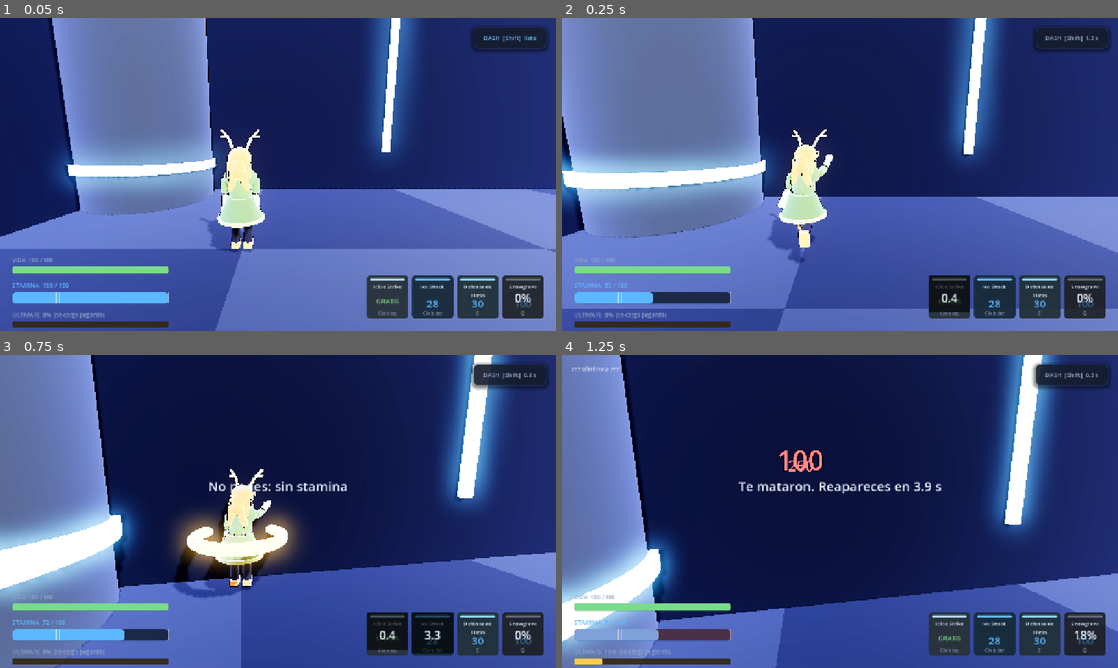
Above: before the commit, frames 1-4 (two rows, left to right).
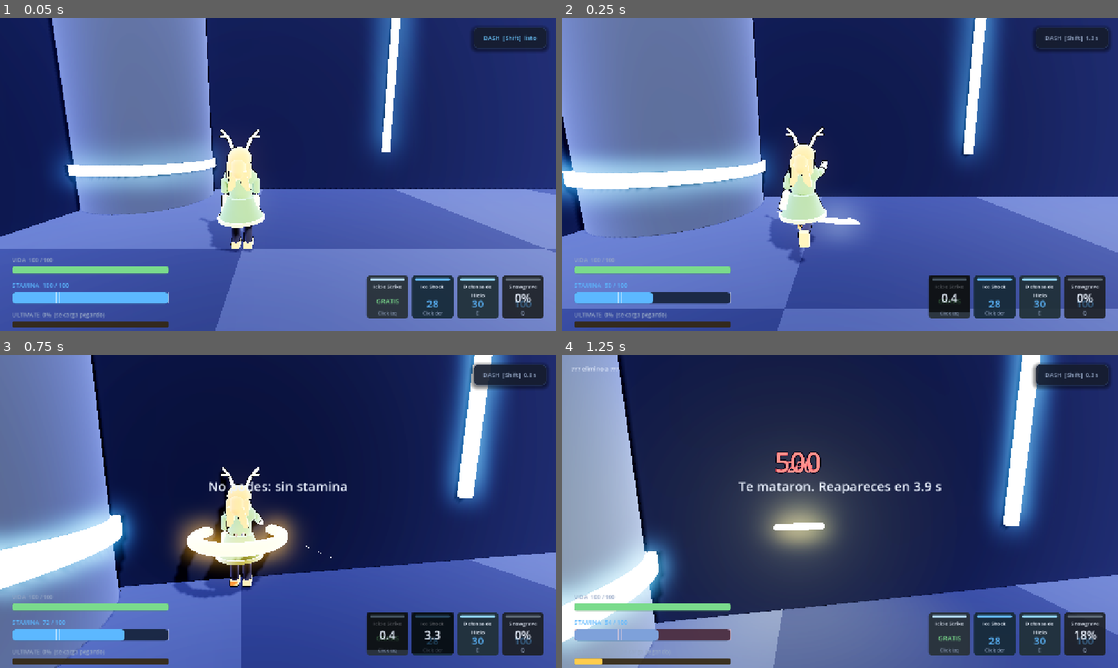
Above: after the commit, the same moments.

Repository: bautipro67/crossover-arena
Game: Godot game, scene res://tests/smoke_test.tscn
Same seed, same stepped clock (60 frames per second), same inputs: the game is played once before the commit and once after it. This scene is started directly instead of the project's main scene.
Inputs (mouse positions are in pixels of both pictures, inside the frame that each line leads up to):
- Up to frame 1 (0.05 s): no input
- Up to frame 2 (0.25 s): no input
- Up to frame 3 (0.75 s): move the mouse to (305, 511) at 0.52 s; hold W (move_forward) from 0.53 s (still down); hold Right mouse button (ability_1) from 0.53 s (still down); click (305, 511) at 0.67 s
- Up to frame 4 (1.25 s): keep holding W (move_forward); keep holding Right mouse button (ability_1); tap Space (jump) at 0.77 s

Frame 1 is identical in both runs. In frame 2, 1.2% of the frame differs, in the area x 36-54%, y 34-72%; in frame 3, 0.7%; in frame 4, 34%, in the area x 0-100%, y 0-100%.

Commit message:
Peso en los golpes y pulido de interfaz
GOLPES. Antes, acertar producia unas particulas y un numero: se veia que
pasaba algo pero no se sentia, y era el mismo efecto que errar.

- Health emite 'damaged' TAMBIEN en los clientes. 'changed' no dice quien
  pego, y sin el autor el que da el golpe no puede sentirlo.
- Anillo de impacto en el punto exacto + destello corto.
- Temblor de camara proporcional al daño, solo para el que pego. Antes el
  temblor existia solo en los ultimates, o sea que el 90% de los golpes
  del juego no movian nada.
- Arco de tajo: una media luna continua (ImmediateMesh) que barre y se
  apaga. El primer intento eran seis quads en abanico y se veian como
  seis postes de cerca.
- Anticipacion en el puñetazo: el primer 18% del movimiento va hacia
  atras. Un brazo que sale sin cargar se lee como un teletransporte.

INTERFAZ.

- Barra fantasma de daño reciente detras de la vida: se queda medio
  segundo y despues baja. La barra normal saltaba al valor nuevo, asi que
  un golpe de 22 y uno de 65 se veian igual.
- La stamina late cuando queda poca, mas rapido cuanto menos hay. En
  pelea nadie mira la esquina inferior izquierda.
- Los botones crecen 2.5% al pasar el mouse y se hunden al apretar.

Y un bug que encontre al reexportar: el .pck habia pasado de 190 KB a
6.6 MB porque Godot estaba empaquetando como recursos las capturas PNG
que deje en build/. El export ahora excluye build/ y tools/.

185 verificaciones en los cuatro arneses.

Diff:
--- a/scripts/components/health.gd
+++ b/scripts/components/health.gd
@@ -156,9 +156,17 @@
 @rpc("authority", "call_remote", "reliable")
 func _push_state(value: float, max_value: float, dead: bool, killer_id: int) -> void:
 	var was_dead := is_dead
+	var antes := current
 	current = value
 	max_health = max_value
 	is_dead = dead
+	# Los clientes tambien emiten `damaged`, no solo `changed`.
+	#
+	# POR QUE IMPORTA: `changed` no dice QUIEN pego. Sin el autor, el que dio el golpe
+	# no puede sentirlo — ni temblor de camara ni impacto — y pegar se siente como
+	# apretar un boton que cambia un numero en la pantalla del otro.
+	if current < antes - 0.01:
+		damaged.emit(antes - current, killer_id)
 	changed.emit(current, max_health)
 	if is_dead and not was_dead:
 		died.emit(killer_id)
--- a/scripts/fx/fx.gd
+++ b/scripts/fx/fx.gd
@@ -116,7 +116,127 @@
 	world.add_child(slash)
 	slash.global_position = origin + dir.normalized() * 1.2
 	_auto_free(slash, 0.9)
+	spawn_slash_arc(caster, origin, dir, Color(0.80, 0.94, 1.0))
 	Sfx.play_3d(caster, &"hit_ice", origin, -4.0)
+
+
+## Impacto de un golpe que CONECTO. Es lo que hace que pegar se sienta.
+##
+## Antes, acertar un golpe basico producia un puñado de particulas y un numero. Se veia
+## que pasaba algo, pero no se SENTIA: el mismo efecto que tiene errar, mas un numero.
+## Lo que da peso es la combinacion de tres cosas baratas:
+##
+##   1. un anillo que se expande en el punto exacto del impacto, que marca DONDE;
+##   2. un destello corto, que marca CUANDO;
+##   3. temblor de camara proporcional al daño, SOLO para el que pego.
+##
+## El punto 3 es el importante y el que faltaba. El temblor estaba solo en los
+## ultimates, asi que el 90% de los golpes del juego no movian nada.
+func spawn_hit_impact(context: Node, position: Vector3, amount: float, color: Color) -> void:
+	var world := _world_of(context)
+	if world == null:
+		return
+
+	# Anillo que se abre. Un toro plano escalado por un tween: se lee como una onda.
+	var ring := MeshInstance3D.new()
+	var torus := TorusMesh.new()
+	torus.inner_radius = 0.34
+	torus.outer_radius = 0.46
+	ring.mesh = torus
+	var mat := Art.glow(color, 2.4)
+	mat.transparency = BaseMaterial3D.TRANSPARENCY_ALPHA
+	ring.material_override = mat
+	world.add_child(ring)
+	ring.global_position = position
+	# De canto hacia la camara: un anillo horizontal casi no se ve desde atras del hombro.
+	ring.rotation_degrees = Vector3(90.0, 0.0, 0.0)
+	if _camera != null and is_instance_valid(_camera):
+		ring.look_at(_camera.global_position, Vector3.UP)
+
+	var escala := 1.0 + clampf(amount / 40.0, 0.2, 2.2)
+	var tw := ring.create_tween().set_parallel()
+	tw.tween_property(ring, "scale", Vector3.ONE * escala, 0.26).from(Vector3.ONE * 0.25)
+	tw.tween_property(mat, "albedo_color:a", 0.0, 0.26).from(0.95)
+	tw.chain().tween_callback(ring.queue_free)
+
+	# Destello.
+	var luz := OmniLight3D.new()
+	luz.light_color = color
+	luz.light_energy = 2.0 + clampf(amount / 25.0, 0.0, 3.0)
+	luz.omni_range = 4.5
+	luz.shadow_enabled = false
+	world.add_child(luz)
+	luz.global_position = position
+	_fade_light(luz, 0.22)
+
+
+## Temblor para EL QUE PEGO, escalado al daño.
+##
+## Va aparte de spawn_hit_impact porque el impacto lo ve todo el mundo y el temblor
+## solo lo siente el autor: si temblara la camara de todos, cada golpe en la otra punta
+## del mapa te sacudiria la pantalla.
+func hit_feedback_for_attacker(amount: float) -> void:
+	camera_shake(clampf(0.18 + amount * 0.012, 0.18, 1.1))
+
+
+## Arco de un golpe cuerpo a cuerpo: una media luna que barre y se desvanece.
+##
+## Reemplaza a las particulas sueltas del zarpazo: un puñado de puntos no dice en que
+## DIRECCION fue el golpe, y la direccion es justo lo que el rival necesita leer.
+##
+## Se construye con ImmediateMesh y no con un puñado de quads. El primer intento eran
+## seis cuadrados repartidos en abanico y se veian exactamente como lo que eran: seis
+## cuadrados, como postes de una cerca. Una tira de triangulos da una hoja continua,
+## que es lo que el ojo lee como "un tajo".
+func spawn_slash_arc(caster: Node, origin: Vector3, dir: Vector3, color: Color) -> void:
+	var world := _world_of(caster)
+	if world == null:
+		return
+	var plano := Vector3(dir.x, 0.0, dir.z).normalized()
+	if plano.is_zero_approx():
+		plano = Vector3.FORWARD
+
+	var mat := Art.glow(color, 2.8)
+	mat.transparency = BaseMaterial3D.TRANSPARENCY_ALPHA
+	mat.cull_mode = BaseMaterial3D.CULL_DISABLED
+	# Sin escritura de profundidad: es una hoja de luz, no un objeto solido, y si
+	# escribe profundidad se recorta contra el cuerpo del que pega.
+	mat.depth_draw_mode = BaseMaterial3D.DEPTH_DRAW_DISABLED
+
+	var mesh := ImmediateMesh.new()
+	mesh.surface_begin(Mesh.PRIMITIVE_TRIANGLE_STRIP, mat)
+	var pasos := 16
+	for i: int in range(pasos + 1):
+		var t := float(i) / float(pasos)
+		var ang := deg_to_rad(-46.0 + 92.0 * t)
+		# El grosor se afina en las dos puntas: una media luna, no una banana.
+		var grosor := 1.05 * sin(PI * t)
+		var r_int := 0.95
+		var r_ext := r_int + grosor
+		mesh.surface_add_vertex(Vector3(sin(ang) * r_int, 0.0, -cos(ang) * r_int))
+		mesh.surface_add_vertex(Vector3(sin(ang) * r_ext, 0.0, -cos(ang) * r_ext))
+	mesh.surface_end()
+
+	var hoja := MeshInstance3D.new()
+	hoja.mesh = mesh
+	hoja.material_override = mat
+	world.add_child(hoja)
+	# Adelantada medio metro: centrada en el cuerpo, la mitad del arco queda detras del
+	# personaje y el golpe parece salir de la espalda.
+	var centro := origin + plano * 0.45
+	hoja.global_position = centro
+	hoja.look_at(centro + plano, Vector3.UP)
+	# Inclinada: una media luna horizontal, vista desde atras del hombro, se ve de
+	# canto y practicamente desaparece.
+	hoja.rotate_object_local(Vector3.RIGHT, deg_to_rad(-28.0))
+
+	# Barre de un lado al otro mientras se apaga.
+	var tw := hoja.create_tween().set_parallel()
+	var giro_final := hoja.rotation.y + deg_to_rad(34.0)
+	var giro_inicial := hoja.rotation.y - deg_to_rad(26.0)
+	tw.tween_property(hoja, "rotation:y", giro_final, 0.28).from(giro_inicial)
+	tw.tween_property(mat, "albedo_color:a", 0.0, 0.28).from(1.0)
+	tw.chain().tween_callback(hoja.queue_free)
 
 
 ## Snowgrave. Tiene que ser el momento mas dramatico del juego:
@@ -330,6 +450,7 @@
 	world.add_child(flurry)
 	flurry.global_position = origin + dir.normalized() * 1.2
 	_auto_free(flurry, 1.0)
+	spawn_slash_arc(caster, origin, dir, Color(1.0, 0.86, 0.38))
 	Sfx.play_3d(caster, &"hit_punch", origin, -3.0)
 
 
--- a/scripts/player/player_visual.gd
+++ b/scripts/player/player_visual.gd
@@ -117,6 +117,9 @@
 		_caster.channel_cancelled.connect(_on_channel_cancelled)
 	if _health != null:
 		_health.changed.connect(_on_health_changed)
+		# `damaged` trae el autor del golpe; `changed` no. Hace falta para que el que
+		# pego sienta el impacto y no solo lo vea el que lo recibe.
+		_health.damaged.connect(_on_damaged)
 		_last_health = _health.current
 
 
@@ -255,8 +258,16 @@
 func _punch_curve() -> float:
 	if _attack_t <= 0.0:
 		return 0.0
-	var p := 1.0 - _attack_t
-	return sin(PI * pow(clampf(p, 0.0, 1.0), 0.55))
+	var p := clampf(1.0 - _attack_t, 0.0, 1.0)
+	# ANTICIPACION: el primer 18% del movimiento va hacia ATRAS, no hacia adelante.
+	#
+	# Es el truco mas viejo de la animacion y el que mas cambia acá: un brazo que sale
+	# disparado sin cargar se lee como un teletransporte. Con el tironcito previo, el
+	# ojo ve la intencion y el golpe pega mas fuerte sin cambiarle un punto de daño.
+	if p < 0.18:
+		return -0.32 * sin(PI * (p / 0.18))
+	var q := (p - 0.18) / 0.82
+	return sin(PI * pow(q, 0.55))
 
 
 func play_attack() -> void:
@@ -310,11 +321,33 @@
 
 
 func _on_health_changed(current: float, _max_value: float) -> void:
-	if _last_health >= 0.0 and current < _last_health - 0.01:
-		var amount := _last_health - current
-		_hit_t = 1.0
-		FX.spawn_damage_number(self, global_position + Vector3.UP * 1.9, amount, amount >= 90.0)
 	_last_health = current
+
+
+## Un golpe que conecto. Tres cosas distintas para tres publicos:
+##   - el numero y el respingo los ve TODO el mundo (pasa algo, y a quien);
+##   - el anillo de impacto marca el punto exacto;
+##   - el temblor lo siente SOLO el que pego.
+func _on_damaged(amount: float, source_id: int) -> void:
+	if amount <= 0.01:
+		return
+	_hit_t = 1.0
+	var punto := global_position + Vector3.UP * 1.25
+	FX.spawn_damage_number(self, global_position + Vector3.UP * 1.9, amount, amount >= 90.0)
+
+	var color := Color(1.0, 0.62, 0.45) if amount < 90.0 else Color(1.0, 0.85, 0.4)
+	FX.spawn_hit_impact(self, punto, amount, color)
+
+	if source_id == Net.local_id() and source_id != _peer_id_del_cuerpo():
+		FX.hit_feedback_for_attacker(amount)
+
+
+## El peer del jugador al que pertenece este visual. Sirve para no temblar cuando el
+## golpe te lo pegaste a vos mismo (dummies, daño de entorno).
+func _peer_id_del_cuerpo() -> int:
+	if is_instance_valid(_body):
+		return int(_body.get("peer_id"))
+	return 0
 
 
 # --------------------------------------------------------------- Construccion
--- a/scripts/ui/hud.gd
+++ b/scripts/ui/hud.gd
@@ -20,6 +20,15 @@
 var _health_fill: Panel = null
 var _health_label: Label = null
 var _shield_fill: Panel = null
+var _chip_fill: Panel = null
+## Hacia donde tiene que ir la barra fantasma, y donde esta ahora.
+var _chip_ratio: float = 1.0
+var _pulse_t: float = 0.0
+var _chip_delay: float = 0.0
+
+## Rojo apagado: tiene que leerse como "esto lo perdiste recien", no competir con la
+## barra verde ni con el rojo de peligro.
+const CHIP_COLOR: Color = Color(0.72, 0.24, 0.26)
 
 ## Celeste claro, distinto del azul de la stamina: son dos recursos y confundirlos
 ## en pelea te hace tomar la decision equivocada.
@@ -128,6 +137,21 @@
 	# El escudo se dibuja ENCIMA de la barra de vida, no al lado. Asi se lee de un
 	# vistazo cuanto aguantas en total, que es la pregunta que te haces en pelea;
 	# una segunda barra aparte te obliga a sumar mentalmente.
+	# Barra fantasma DETRAS de la vida: se queda donde estabas y baja despacio.
+	#
+	# POR QUE: la barra normal salta al valor nuevo al instante, asi que un golpe de 22
+	# y uno de 65 se ven igual de rapido — solo cambia donde queda. La fantasma muestra
+	# CUANTO te acaban de sacar, que es la informacion que te hace decidir si seguis
+	# peleando o te tapas. Es el mismo truco de los juegos de pelea.
+	_chip_fill = Panel.new()
+	_chip_fill.add_theme_stylebox_override("panel", UITheme.bar_style(CHIP_COLOR, 7))
+	_chip_fill.set_anchors_and_offsets_preset(Control.PRESET_FULL_RECT)
+	_chip_fill.anchor_right = 1.0
+	_chip_fill.mouse_filter = Control.MOUSE_FILTER_IGNORE
+	health_bar[0].add_child(_chip_fill)
+	# La vida va ENCIMA de la fantasma, si no la tapa.
+	health_bar[0].move_child(_health_fill, -1)
+
 	_shield_fill = Panel.new()
 	_shield_fill.add_theme_stylebox_override("panel", UITheme.bar_style(SHIELD_COLOR, 7))
 	_shield_fill.set_anchors_and_offsets_preset(Control.PRESET_FULL_RECT)
@@ -299,6 +323,7 @@
 	_unbind_player()
 	_player = player
 	_player.health.changed.connect(_on_health_changed)
+	_player.health.damaged.connect(_on_player_damaged)
 	_player.health.shield_changed.connect(_on_shield_changed)
 	_player.health.died.connect(_on_local_died)
 	_player.respawned.connect(_on_local_respawned)
@@ -325,6 +350,7 @@
 		return
 	var pairs: Array = [
 		[_player.health.changed, _on_health_changed],
+		[_player.health.damaged, _on_player_damaged],
 		[_player.health.shield_changed, _on_shield_changed],
 		[_player.health.died, _on_local_died],
 		[_player.respawned, _on_local_respawned],
@@ -465,6 +491,9 @@
 # ----------------------------------------------------------------------- Update
 
 func _process(delta: float) -> void:
+	_update_chip(delta)
+	_update_stamina_pulse(delta)
+
 	if _flash_time > 0.0:
 		_flash_time = maxf(0.0, _flash_time - delta * 3.0)
 		_stamina_flash.color = Color(1.0, 0.3, 0.3, _flash_time * 0.6)
@@ -484,6 +513,46 @@
 	_update_dash()
 	_update_channel()
 	_update_target_info()
+
+
+## La barra de stamina late cuando queda poca.
+##
+## POR QUE: la stamina es el recurso que decide si podes tirar la habilidad, y en
+## pelea nadie mira la esquina inferior izquierda. El latido lo hace notar con la
+## vision periferica, que es la unica disponible mientras esquivas.
+func _update_stamina_pulse(delta: float) -> void:
+	if _stamina_fill == null or not is_instance_valid(_player):
+		return
+	var ratio := _player.stamina.get_ratio()
+	_pulse_t += delta
+	if ratio > 0.3:
+		_stamina_fill.modulate = Color.WHITE
+		return
+	# Cuanto menos queda, mas rapido y mas marcado.
+	var vel := lerpf(3.0, 7.5, 1.0 - ratio / 0.3)
+	var onda := 0.5 + 0.5 * sin(_pulse_t * vel)
+	_stamina_fill.modulate = Color.WHITE.lerp(Color(1.0, 0.55, 0.5), onda * 0.75)
+
+
+## La barra fantasma: espera un momento y despues baja hasta la vida real.
+##
+## La pausa antes de empezar a bajar es lo que la hace legible. Sin ella baja junto con
+## la vida y no se ve nada.
+func _update_chip(delta: float) -> void:
+	if _chip_fill == null or not is_instance_valid(_player):
+		return
+	var objetivo := _health_fill.anchor_right
+	if _chip_ratio <= objetivo:
+		# Curaste o respawneaste: la fantasma alcanza a la vida sin demora.
+		_chip_ratio = objetivo
+		_chip_delay = 0.0
+	elif _chip_delay > 0.0:
+		_chip_delay = maxf(0.0, _chip_delay - delta)
+	else:
+		_chip_ratio = maxf(objetivo, _chip_ratio - delta * 0.55)
+	_chip_fill.anchor_left = 0.0
+	_chip_fill.anchor_right = _chip_ratio
+	_chip_fill.visible = _chip_ratio > objetivo + 0.001
 
 
 func _update_abilities() -> void:
@@ -618,6 +687,11 @@
 ## escudo no le quedaba barra, justo en el caso mas comun (te escudas antes de que te
 ## peguen). Reescalar hace que el verde encoja y el celeste aparezca; la barra sigue
 ## llena, que es la lectura correcta: estas al maximo efectivo.
+## Medio segundo quieta antes de bajar: es lo que la hace ver.
+func _on_player_damaged(_amount: float, _source_id: int) -> void:
+	_chip_delay = 0.5
+
+
 func _on_shield_changed(value: float) -> void:
 	if _shield_fill == null or not is_instance_valid(_player):
 		return
--- a/scripts/ui/ui_theme.gd
+++ b/scripts/ui/ui_theme.gd
@@ -117,7 +117,31 @@
 	b.add_theme_color_override("font_hover_color", TEXT)
 	b.add_theme_color_override("font_pressed_color", TEXT)
 	b.pressed.connect(func() -> void: Sfx.play_2d(&"ui_click", -8.0))
+
+	# --- Reaccion al mouse ---
+	#
+	# Los estilos de hover/pressed ya cambiaban el color, pero un cambio de color solo
+	# no se siente: el boton no ACUSA el toque. Un crecimiento del 2.5% al pasar por
+	# encima y un hundimiento al apretar hacen que responda como un boton fisico, y
+	# cuestan dos tweens.
+	#
+	# El pivote se recalcula en cada resize porque un Control escala desde su esquina
+	# superior izquierda: sin centrarlo, el boton crece hacia abajo y a la derecha y se
+	# ve como si se desalineara.
+	b.resized.connect(func() -> void: b.pivot_offset = b.size * 0.5)
+	b.mouse_entered.connect(func() -> void: _escalar(b, 1.025, 0.10))
+	b.mouse_exited.connect(func() -> void: _escalar(b, 1.0, 0.10))
+	b.button_down.connect(func() -> void: _escalar(b, 0.975, 0.06))
+	b.button_up.connect(func() -> void: _escalar(b, 1.0, 0.09))
 	return b
+
+
+static func _escalar(control: Control, destino: float, tiempo: float) -> void:
+	if not is_instance_valid(control):
+		return
+	var tw := control.create_tween()
+	tw.set_ease(Tween.EASE_OUT).set_trans(Tween.TRANS_CUBIC)
+	tw.tween_property(control, "scale", Vector2(destino, destino), tiempo)
 
 
 static func _button_style(bg: Color, accent: bool) -> StyleBoxFlat:
Not shown, changed: export_presets.cfg
